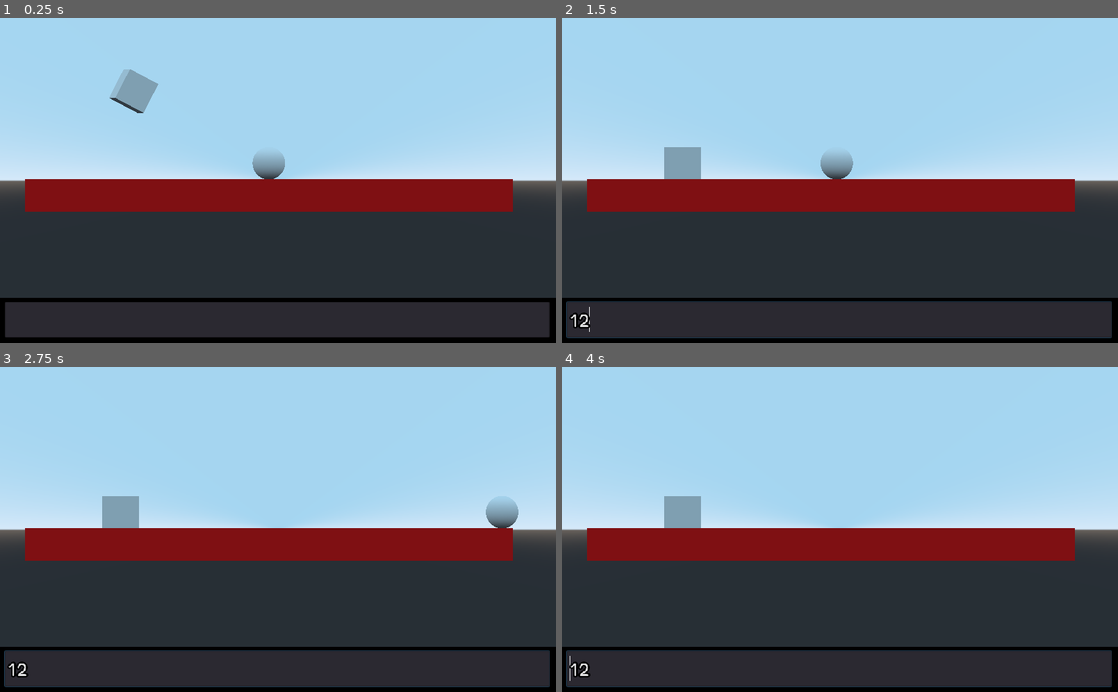
Above: before the commit, frames 1-4 (two rows, left to right).
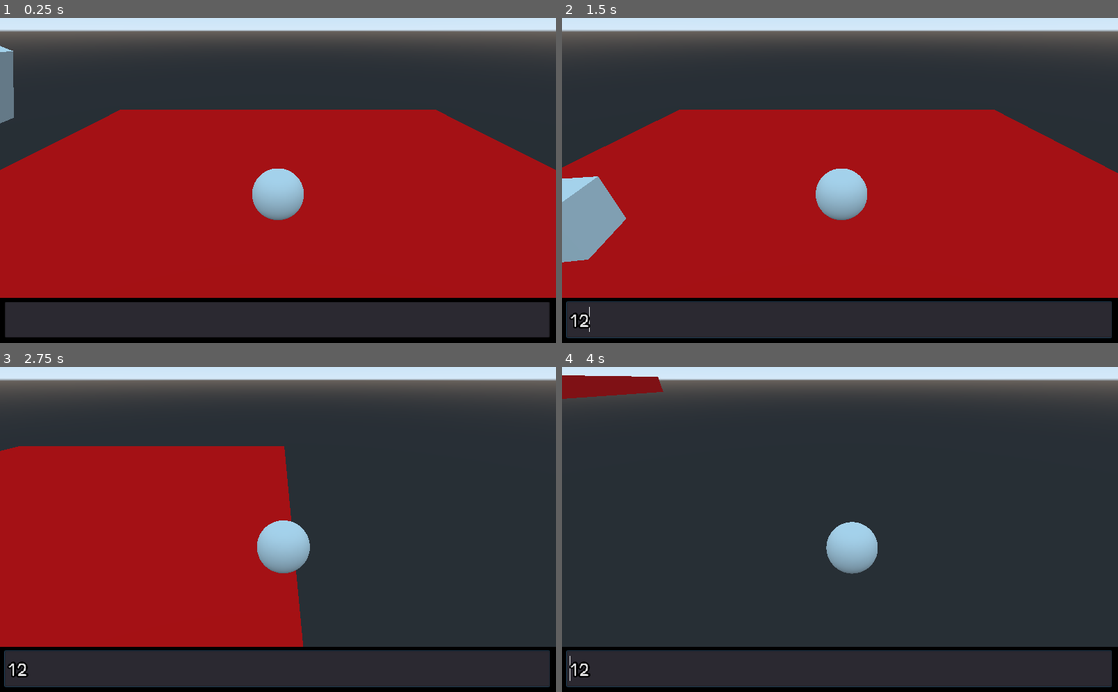
Above: after the commit, the same moments.

Repository: toimisto/rollballgenesis
Game: Godot game, scene res://Main.tscn
Same seed, same stepped clock (60 frames per second), same inputs: the game is played once before the commit and once after it.
Inputs (mouse positions are in pixels of both pictures, inside the frame that each line leads up to):
- Up to frame 1 (0.25 s): no input
- Up to frame 2 (1.5 s): click (840, 320) at 0.52 s; type "12" at 0.6 s; hold Right (ui_right) from 1.28 s (still down)
- Up to frame 3 (2.75 s): release Right (ui_right) at 2.03 s; hold Down (ui_down) from 2.03 s (still down)
- Up to frame 4 (4 s): release Down (ui_down) at 2.78 s; hold Right (ui_right) 2.78-3.53 s; hold Up (ui_up) from 3.53 s (still down)

The runs differ from the first frame. In frame 1, 86% of the frame differs, in the area x 0-100%, y 0-87%; in frame 2, 86%; in frame 3, 73%; in frame 4, 59%.

Commit message:
Add doggle for objects

Diff:
--- a/Level.gd
+++ b/Level.gd
@@ -3,7 +3,8 @@
 # Declare member variables here. Examples:
 # var a = 2
 # var b = "text"
-var DIM = 2
+var DIM = 3
+var SAFESPACE = {}
 
 # Called when the node enters the scene tree for the first time.
 func _ready():
@@ -19,6 +20,10 @@
     elif dimension == 3:
         $Shinji/Camera.make_current()
 
-func _on_Control_killshinji():
-    if $Floor:
-        get_node("Floor").queue_free()
+func ToggleObject(object):
+    if get_node(object):
+        SAFESPACE[object] = get_node(object)
+        remove_child(get_node(object))
+        $Shinji.add_central_force(Vector3(0, 0, 0))
+    else:
+        add_child(SAFESPACE[object])
--- a/Main.gd
+++ b/Main.gd
@@ -33,11 +33,11 @@
             if s["ground"]:
                 $Control.output("Removed [color=#FF5500]ground[/color].")
                 s["ground"] = false
-                #call for removing ground (level.remove("ground"))
+                $Level.ToggleObject("Floor")
             else:
                 $Control.output("Now you have a [color=#FF5500]ground[/color]. \n Very nice.")
                 s["ground"] = true
-                #call for level.add("ground") ?
+                $Level.ToggleObject("Floor")
 
         _:
             $Control.output("[color=#FF0000]Nani?![/color]")
